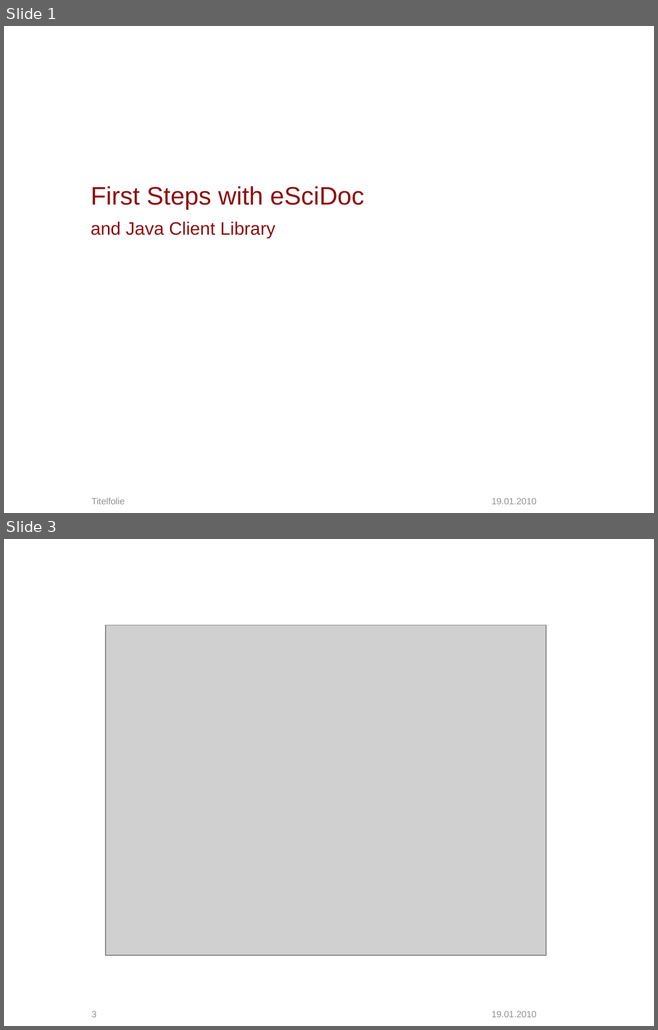
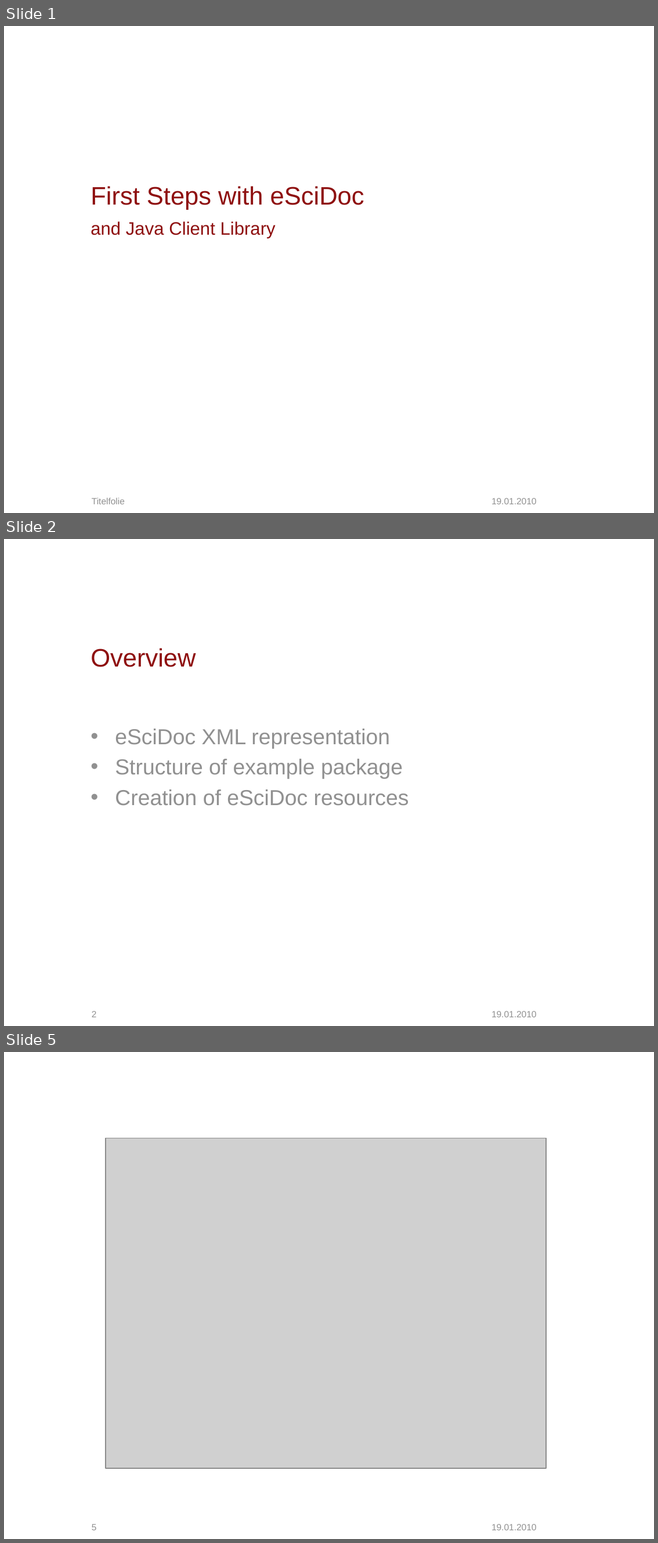
Before and after one commit to escidoc/escidoc-examples-old, a slide deck: doc/presentation.pptx. Shown one above the other, each under a label of ours: slides 1 and 3 before the commit, slides 1, 2 and 5 after it; the slides between them are not shown. The pictures are 658x1030 and 658x1543 pixels, drawn with LibreOffice and Linux fonts; fonts in the diff are those of the drawing; grey boxes stand for pictures; background and template pictures are left out. Boxes give left, top, right and bottom in pixels: in the first picture for what was removed or moved away, otherwise in the second. Text is boxed around its words. In the diff, an @@ line names an element or a change of style, - is before the commit and + after.

```diff
--- a/doc/presentation.pptx
+++ b/doc/presentation.pptx
@@ slide 2 added at [4, 539, 654, 1026], background picture (left out); not listed: 2 template elements that a slide beside it also shows @@
@@ title added at [90, 648, 195, 667], 28 pt, text #8E0F0F @@
+Overview
@@ text added at [115, 729, 409, 805], 24 pt, text #909090 @@
+• eSciDoc XML representation
+• Structure of example package
+• Creation of eSciDoc resources
@@ what was slide 3 is now slide 5 @@
@@ page number at [92, 1524, 97, 1530]: text changed @@
-3
+5
```
Also in this commit, not shown: 9 slides changed, 2 other slides added.
